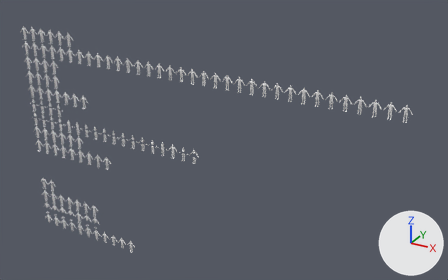
Two versions of the Blender file Attires/Attires_ALL.blend, one commit apart.
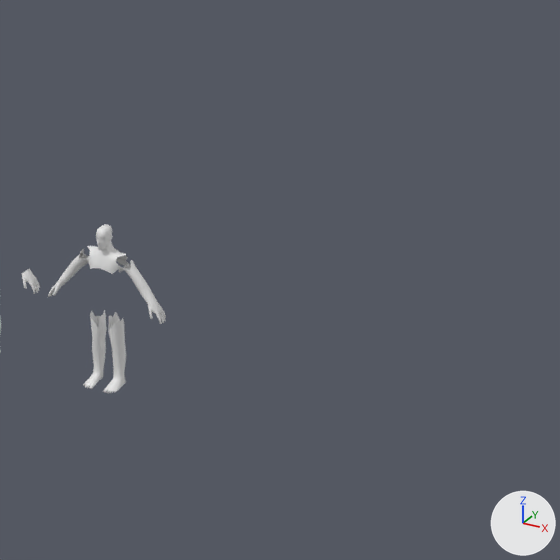
The first picture shows the older version from a camera (50 mm lens) standing at (61.1, -57.3, 48.5) and looking at (27.9, 3.0, 18.4). The close-ups show the older and then the newer version on the part from 41% to 52% of the width and 47% to 64% of the height of that picture. Only the edits that show in the close-ups are written down. The axes (+X, +Y, +Z) are drawn at lower right. The lights are the same throughout.

Names of what the first close-up shows: 'PlayerModel.064' and 1 more.
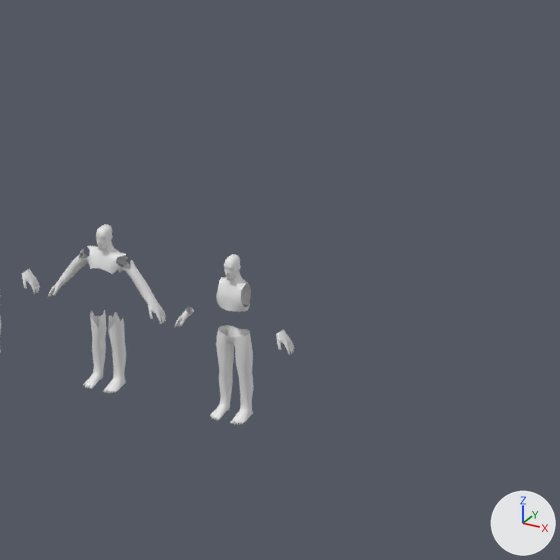
Where the change shows, as pixel boxes (x1, y1, x2, y2) in the close-ups (560 x 560 px):
'PlayerModel.123', added
    after: (174, 254, 294, 425)

The change, as a diff of the scene's bpy script:
```diff
--- a/Attires/Attires_ALL.blend.py
+++ b/Attires/Attires_ALL.blend.py
@@ ob_playermodel_123 @@
+ob_playermodel_123 = bpy.data.objects.new('PlayerModel.123', me_cube_030)
+ob_playermodel_123.location = (27.0, 0.0, 16.0)
+_m = ob_playermodel_123.modifiers.new('Mirror', 'MIRROR')
+_m.use_clip = True
```
